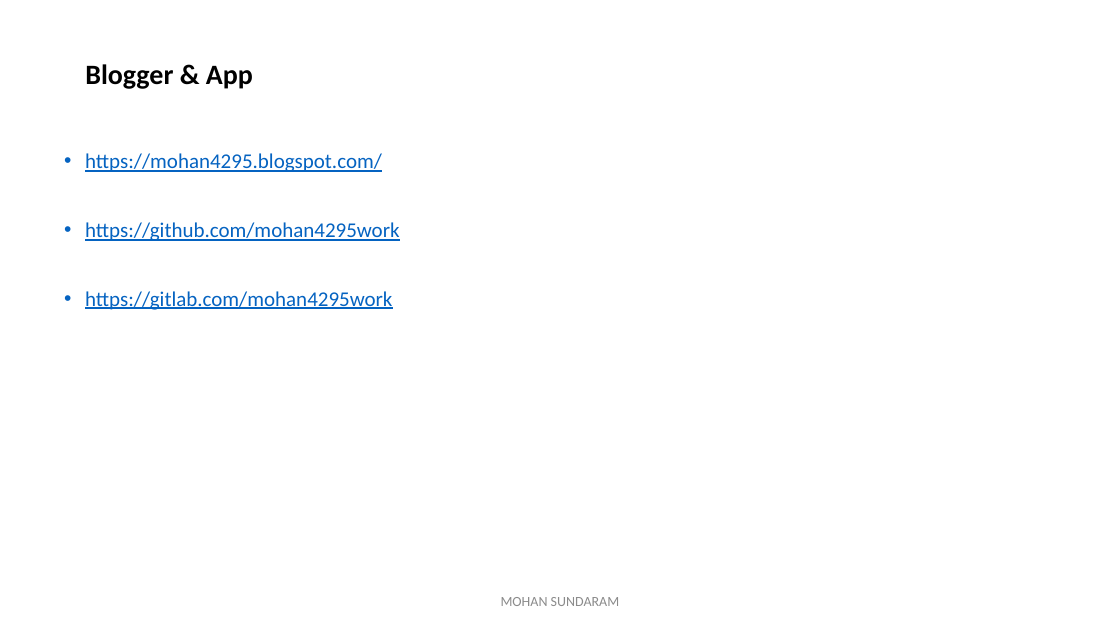
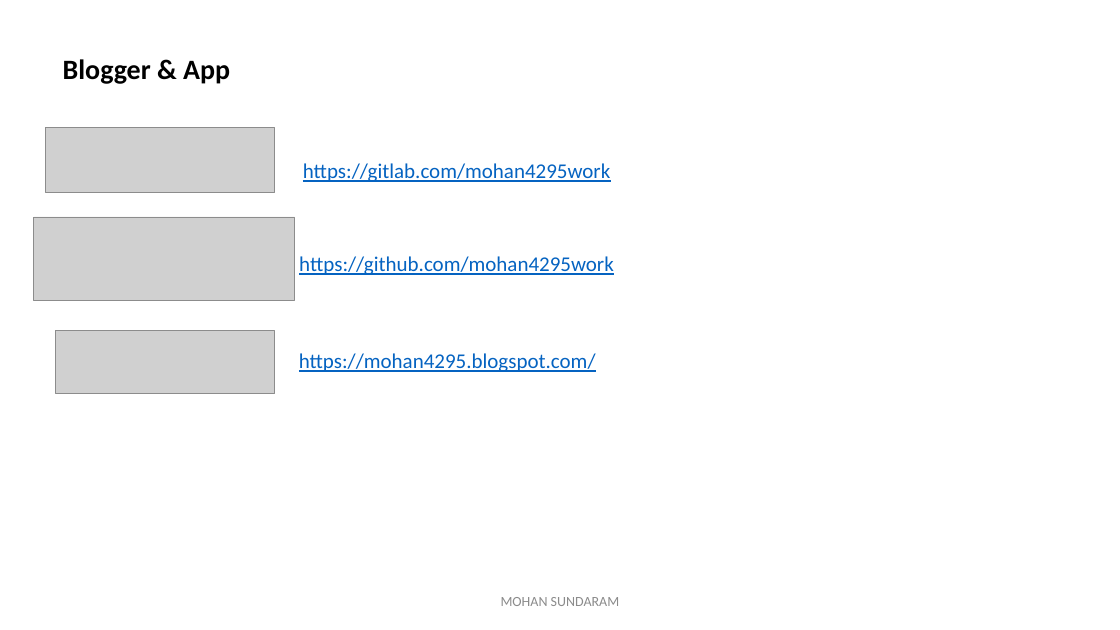
Before and after one commit to mohan4295work/Doc, a slide deck: slide 7 of Artificial Intelligence.pptx. Drawn at 1120x630 pixels with LibreOffice and Linux fonts; fonts in the diff are those of the drawing; grey boxes stand for pictures. Boxes give left, top, right and bottom in pixels: in the first picture for what was removed or moved away, otherwise in the second. Text is boxed around its words. In the diff, an @@ line names an element or a change of style, - is before the commit and + after.

Commit message:
Artificial Intelligence
Artificial Intelligence

```diff
--- a/Artificial Intelligence.pptx
+++ b/Artificial Intelligence.pptx
@@ title "Blogger & App": place and size @@
-title "Blogger & App" at bbox=[85, 64, 253, 89]
+title "Blogger & App" at bbox=[63, 59, 230, 84]
@@ picture added at bbox=[45, 128, 275, 192] @@
@@ text removed at bbox=[85, 153, 400, 310] @@
-• https://mohan4295.blogspot.com/
-• https://github.com/mohan4295work
-• https://gitlab.com/mohan4295work
@@ text added at bbox=[303, 163, 610, 182], 18 pt, text #0563C1, underline @@
+https://gitlab.com/mohan4295work
@@ picture added at bbox=[34, 217, 294, 300] @@
@@ text added at bbox=[299, 256, 614, 275], 18 pt, text #0563C1, underline @@
+https://github.com/mohan4295work
@@ picture added at bbox=[55, 331, 275, 394] @@
@@ text added at bbox=[299, 353, 596, 372], 18 pt, text #0563C1, underline @@
+https://mohan4295.blogspot.com/
```
